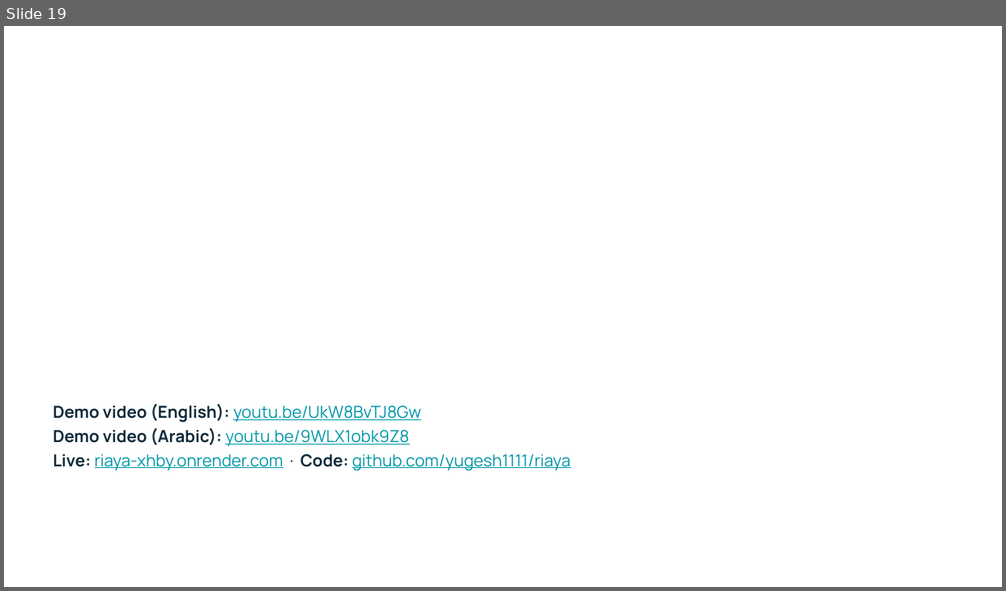
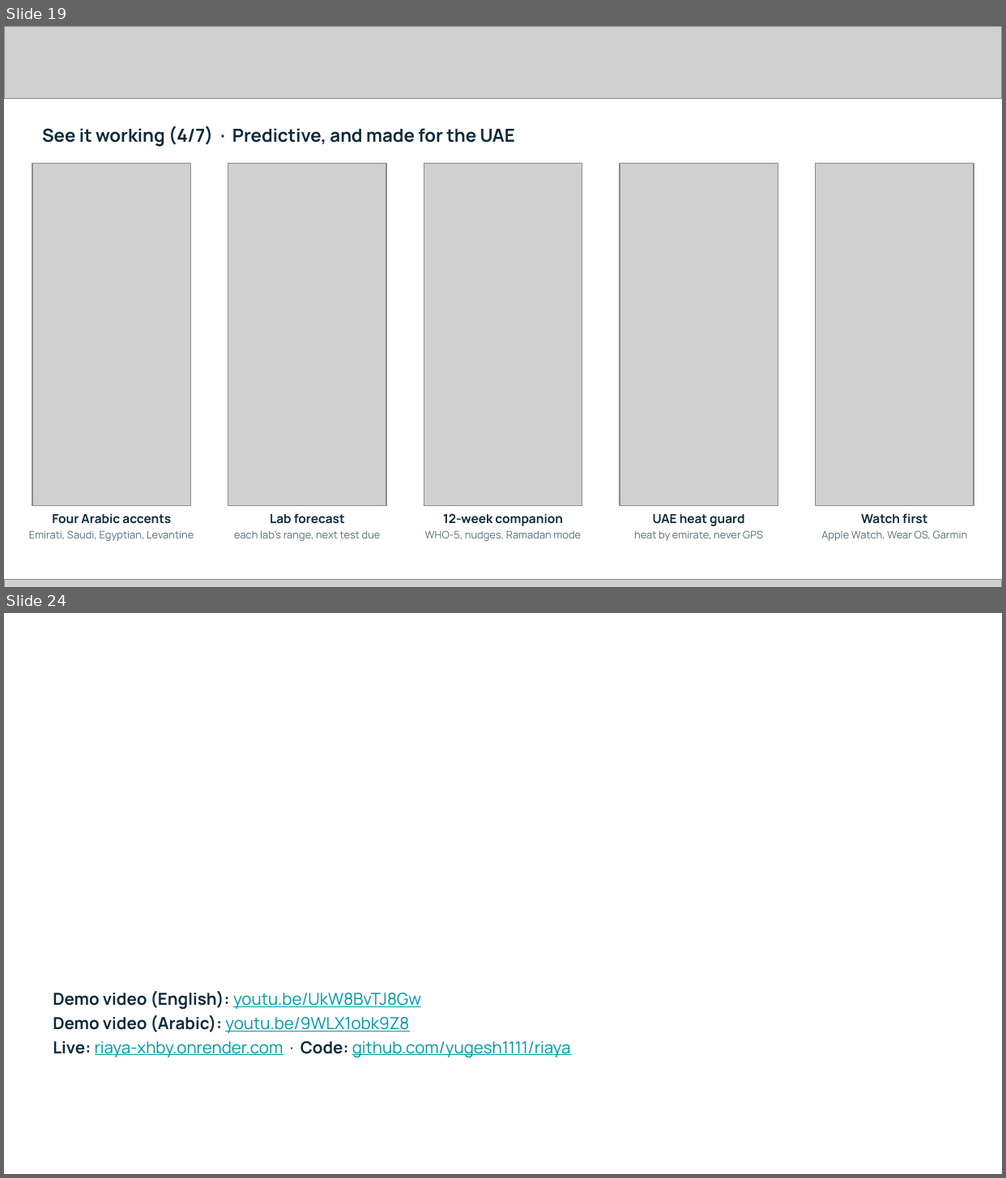
Before and after one commit to yugesh1111/riaya, a slide deck: docs/Riaya_Submission.pptx. Shown one above the other, each under a label of ours: slide 19 before the commit, slides 19 and 24 after it; the slides between them are not shown. The pictures are 1006x591 and 1006x1178 pixels, drawn with LibreOffice and Linux fonts; fonts in the diff are those of the drawing; grey boxes stand for pictures; background and template pictures are left out. Boxes give left, top, right and bottom in pixels: in the first picture for what was removed or moved away, otherwise in the second. Text is boxed around its words. In the diff, an @@ line names an element or a change of style, - is before the commit and + after.

```diff
--- a/docs/Riaya_Submission.pptx
+++ b/docs/Riaya_Submission.pptx
@@ slide 19 added at (4, 26, 1002, 587), background #FFFFFF @@
@@ picture added at (4, 26, 1002, 99) @@
@@ text added at (42, 126, 515, 147), 13 pt, text #0F2A3A, bold @@
+See it working (4/7) · Predictive, and made for the UAE
@@ picture added at (32, 164, 190, 506) @@
@@ picture added at (228, 164, 387, 506) @@
@@ picture added at (424, 164, 583, 506) @@
@@ picture added at (620, 164, 778, 506) @@
@@ picture added at (816, 164, 974, 506) @@
@@ text added at (29, 531, 194, 542), 7.5 pt, text #5B6D78 @@
+Emirati, Saudi, Egyptian, Levantine
@@ text added at (52, 514, 171, 524), 9 pt, text #0F2A3A, bold @@
+Four Arabic accents
@@ text added at (234, 531, 381, 542), 7.5 pt, text #5B6D78 @@
+each lab's range, next test due
@@ text added at (270, 514, 345, 524), 9 pt, text #0F2A3A, bold @@
+Lab forecast
@@ text added at (425, 531, 581, 542), 7.5 pt, text #5B6D78 @@
+WHO-5, nudges, Ramadan mode
@@ text added at (443, 514, 563, 527), 9 pt, text #0F2A3A, bold @@
+12-week companion
@@ text added at (634, 531, 763, 541), 7.5 pt, text #5B6D78 @@
+heat by emirate, never GPS
@@ text added at (653, 514, 745, 527), 9 pt, text #0F2A3A, bold @@
+UAE heat guard
@@ text added at (821, 531, 968, 541), 7.5 pt, text #5B6D78 @@
+Apple Watch, Wear OS, Garmin
@@ text added at (861, 514, 927, 524), 9 pt, text #0F2A3A, bold @@
+Watch first
@@ picture added at (4, 580, 1002, 587) @@
@@ what was slide 19 is now slide 24 @@
```
Also in this commit, not shown: 3 slides changed, 4 other slides added, 1 other file.
